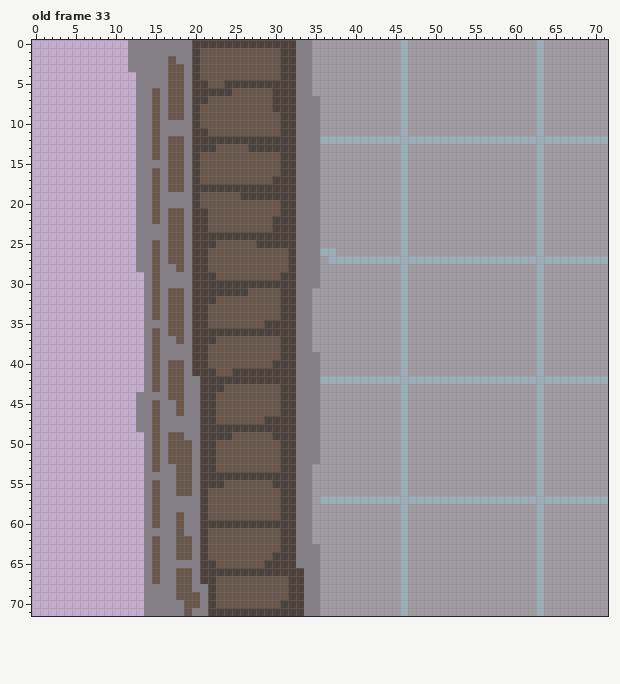
Pixel-art file: art/tileset/bettertiles.aseprite. Above is the file before it was changed.
72x72 pixels, 34 frames. Shown: old frame 33. The commit also changed other frames, which this record leaves out.
After:
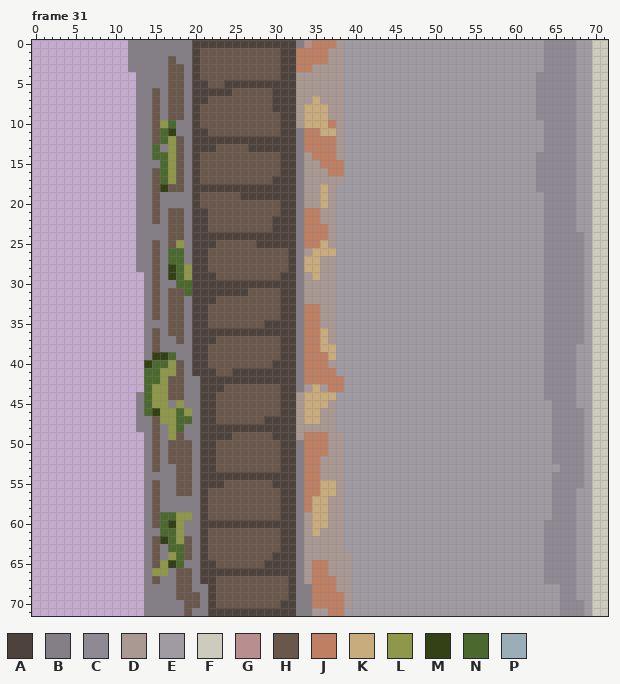
Palette (. is transparent): A #4e423d  B #847e87  C #8e8992  D #aa9993  E #a09ba3  F #cdcbbe  G #b88e8e  H #6a574c  J #bf7f63  K #c8ac7e  L #8f974a  M #344015  N #4b692f  P #9badb7
A new or re-ordered frame is compared with the old frame closest to it.
Edits made:
frames re-ordered
Changed rows in their new state; - is an unchanged pixel.
Frame 31 against old frame 33:
first column x 14:
 0 --------------------GJJJD-------E----------------ECCCC--FF
 1 -------------------JJJJDD-------E----------------ECCCC--FF
 2 -------------------JJJJDD-------E----------------ECCCC--FF
 3 -------------------JJDDDD-------E----------------ECCCC--FF
 4 -------------------DDDDDD-------E----------------CCCCC--FF
 5 -------------------DDDDDD-------E----------------CCCCC--FF
 6 -------------------DDDDDD-------E----------------CCCCC--FF
 7 -------------------DDKDDD-------E----------------CCCCC--FF
 8 -------------------DKKKDD-------E----------------CCCCC--FF
 9 -------------------DKKKDD-------E----------------CCCCC--FF
10 --LN---------------DKKKJD-------E----------------ECCCC--FF
11 --NM----------------JJKKD-------E----------------ECCCC--FF
12 --NL----------------JJJJDEEEEEEEEEEEEEEEEEEEEEEEEECCCCEEFF
13 -N-L----------------JJJJD-------E----------------ECCCC--FF
14 -NNL----------------DJJJD-------E----------------CCCCC--FF
15 --NL----------------DDJJJ-------E----------------CCCCC--FF
16 --NL----------------DDDJJ-------E----------------CCCCC--FF
17 --NL----------------DDDDD-------E----------------CCCCC--FF
18 --M-----------------DDKD--------E----------------CCCCC--FF
19 --------------------DDKD--------E----------------ECCCC--FF
20 --------------------DDKD--------E----------------ECCCC--FF
21 --------------------JJDD--------E----------------ECCCC--FF
22 --------------------JJDD--------E----------------ECCCC--FF
23 --------------------JJJD--------E----------------ECCCC--FF
24 --------------------JJJD--------E----------------ECCCCC-FF
25 ----L---------------JJKD--------E----------------ECCCCC-FF
26 ---NN---------------DKKK--------E----------------ECCCCC-FF
27 ---NN---------------KKDDEEEEEEEEEEEEEEEEEEEEEEEEEECCCCCEFF
28 ---MNL--------------KKDD--------E----------------ECCCCC-FF
29 ---MNL--------------DKDD--------E----------------ECCCCC-FF
30 ----NN--------------DDDD--------E----------------ECCCCC-FF
31 -----N--------------DDDD--------E----------------ECCCCC-FF
32 --------------------DDDD--------E----------------ECCCCC-FF
33 --------------------JJDD--------E----------------ECCCCC-FF
34 --------------------JJDD--------E----------------ECCCCC-FF
35 --------------------JJDD--------E----------------ECCCCC-FF
36 --------------------JJKD--------E----------------ECCCCC-FF
37 --------------------JJKD--------E----------------ECCCCC-FF
38 --------------------JJKK--------E----------------ECCCC--FF
39 -MMN----------------JJJK--------E----------------ECCCC--FF
40 MNNL----------------JJJD--------E----------------ECCCC--FF
41 NNLL----------------JJJJ--------E----------------ECCCC--FF
42 NNL-----------------JJJJJEEEEEEEEEEEEEEEEEEEEEEEEECCCCEEFF
43 NLL-----------------DKDJJ-------E----------------ECCCC--FF
44 NLL----------------DKKKK--------E----------------ECCCC--FF
45 NLL-L--------------DKKKD--------E----------------E-CCC--FF
46 NMLLNL-------------DKKDD--------E----------------E-CCCC-FF
47 --LLNN-------------DKKDD--------E----------------E-CCCC-FF
48 ---LN--------------DDDDD--------E----------------E-CCCC-FF
49 ---L---------------DJJJDD-------E----------------E-CCCC-FF
50 --------------------JJJDD-------E----------------E-CCCC-FF
51 --------------------JJJDD-------E----------------E-CCCC-FF
52 --------------------JJDDD-------E----------------E-CCCC-FF
53 --------------------JJDDD-------E----------------E--CCC-FF
54 --------------------JJDDD-------E----------------E-CCCC-FF
55 --------------------JJKKD-------E----------------E-CCCC-FF
56 --------------------JJKKD-------E----------------E-CCC--FF
57 --------------------JKKDDEEEEEEEEEEEEEEEEEEEEEEEEEECCCEEFF
58 --------------------JKKDD-------E----------------E-CCC--FF
59 --NNLL--------------DKKDD-------E----------------E-CCC--FF
60 --NML---------------DKKDD-------E----------------ECCCC--FF
61 --NNL---------------DKDDD-------E----------------ECCCC--FF
62 --MNL---------------DDDDD-------E----------------ECCCC--FF
63 ---NN---------------DDDDD-------E----------------ECCCC--FF
64 ---LN---------------DDDDDD------E----------------ECCCC--FF
65 --LMN---------------DJJDDD------E----------------ECCCC--FF
66 -LL----------------BDJJDDD------E----------------ECCCC--FF
67 -------------------BDJJJDD------E----------------ECCCC--FF
68 -------------------B-JJJDD------E----------------E--CC--FF
69 -------------------B-JJJJD------E----------------E--CC--FF
70 -------------------B-JJJJD------E----------------E--CCC-FF
71 -------------------B-DDJJ-------E----------------E--CCC-FF
Where, in picture pixels (left, top, right, bottom), the same in both pictures:
changed: (296, 40, 608, 616)
changed: (152, 120, 176, 192)
changed: (168, 240, 192, 296)
changed: (144, 352, 192, 440)
changed: (152, 512, 192, 576)
